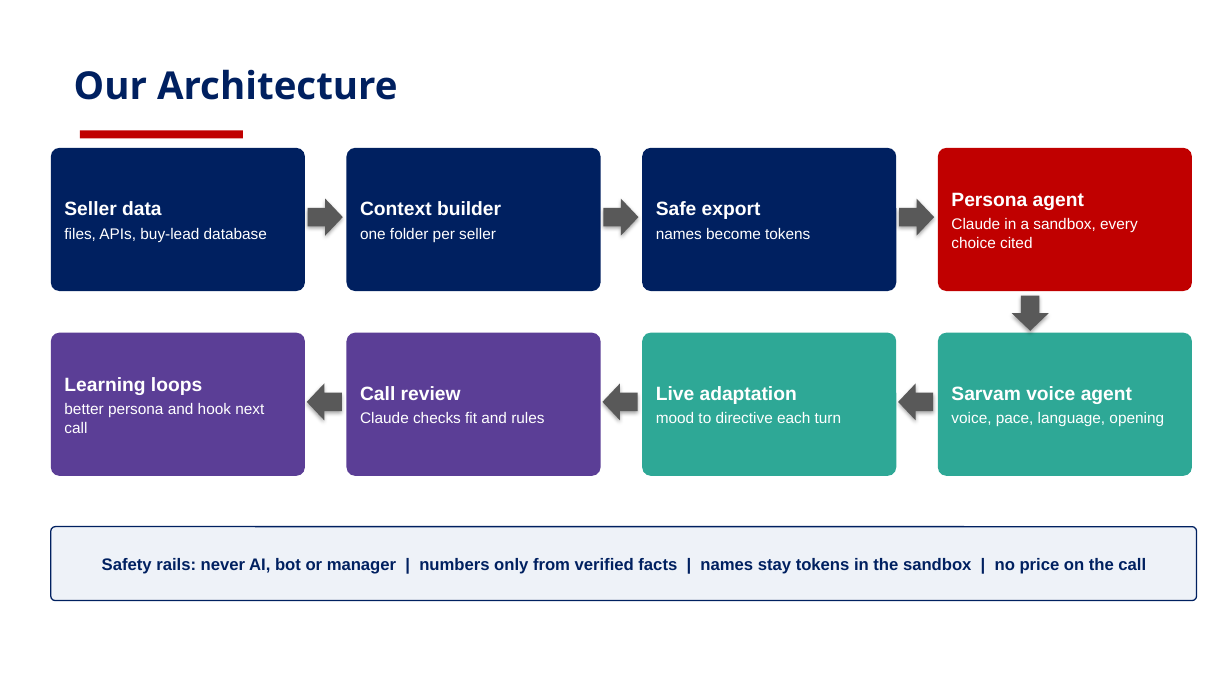
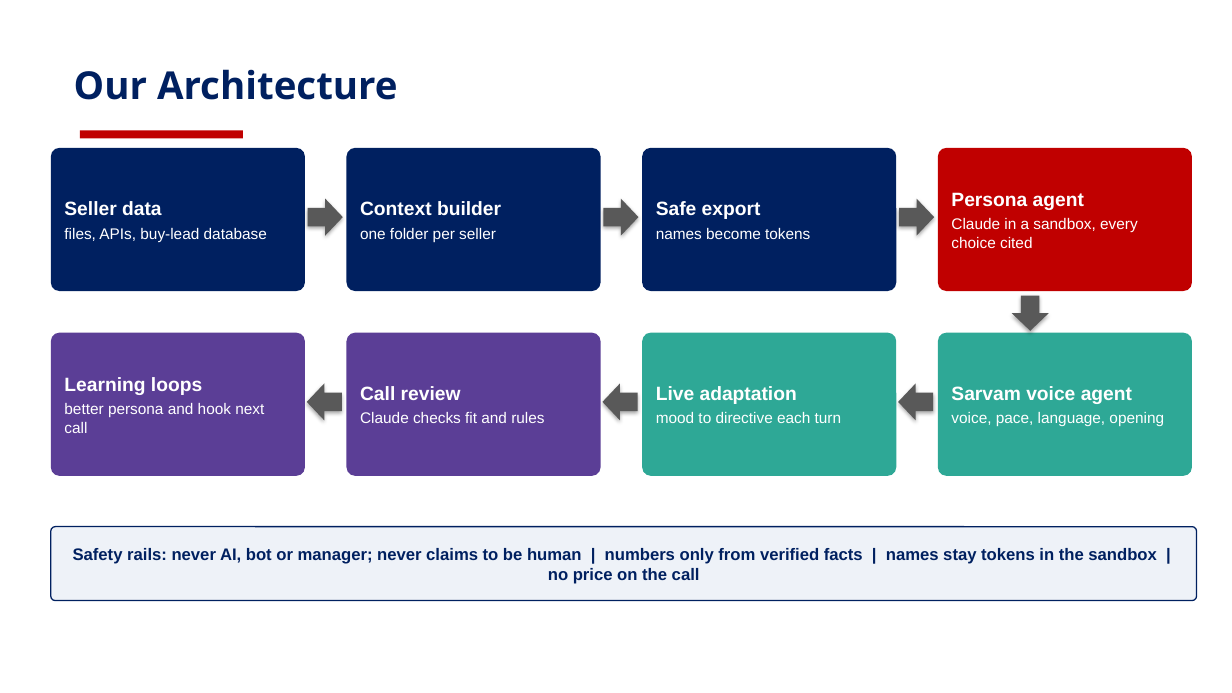
Before and after one commit to risu1139/vani-hackathon, a slide deck: slide 9 of outputs/plans/VANI_Persona_Design_Deck_v2_visual.pptx. Drawn at 1232x693 pixels with LibreOffice and Linux fonts; fonts in the diff are those of the drawing; background and template pictures are left out. Boxes give left, top, right and bottom in pixels: in the first picture for what was removed or moved away, otherwise in the second. Text is boxed around its words. In the diff, an @@ line names an element or a change of style, - is before the commit and + after.

```diff
--- a/outputs/plans/VANI_Persona_Design_Deck_v2_visual.pptx
+++ b/outputs/plans/VANI_Persona_Design_Deck_v2_visual.pptx
@@ text in rounded rectangle at bbox=[73, 548, 1156, 584]: text changed @@
-Safety rails: never AI, bot or manager | numbers only from verified facts | names stay tokens in the sandbox | no price on the call
+Safety rails: never AI, bot or manager; never claims to be human | numbers only from verified facts | names stay tokens in the sandbox | no price on the call
```
Also in this commit, not shown: 3 other slides changed, 1 other file.
